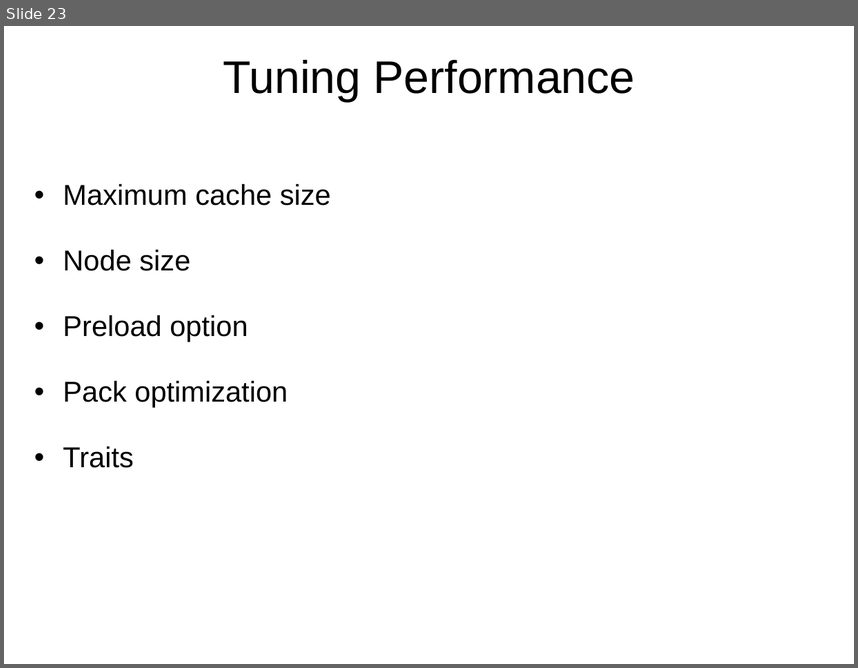
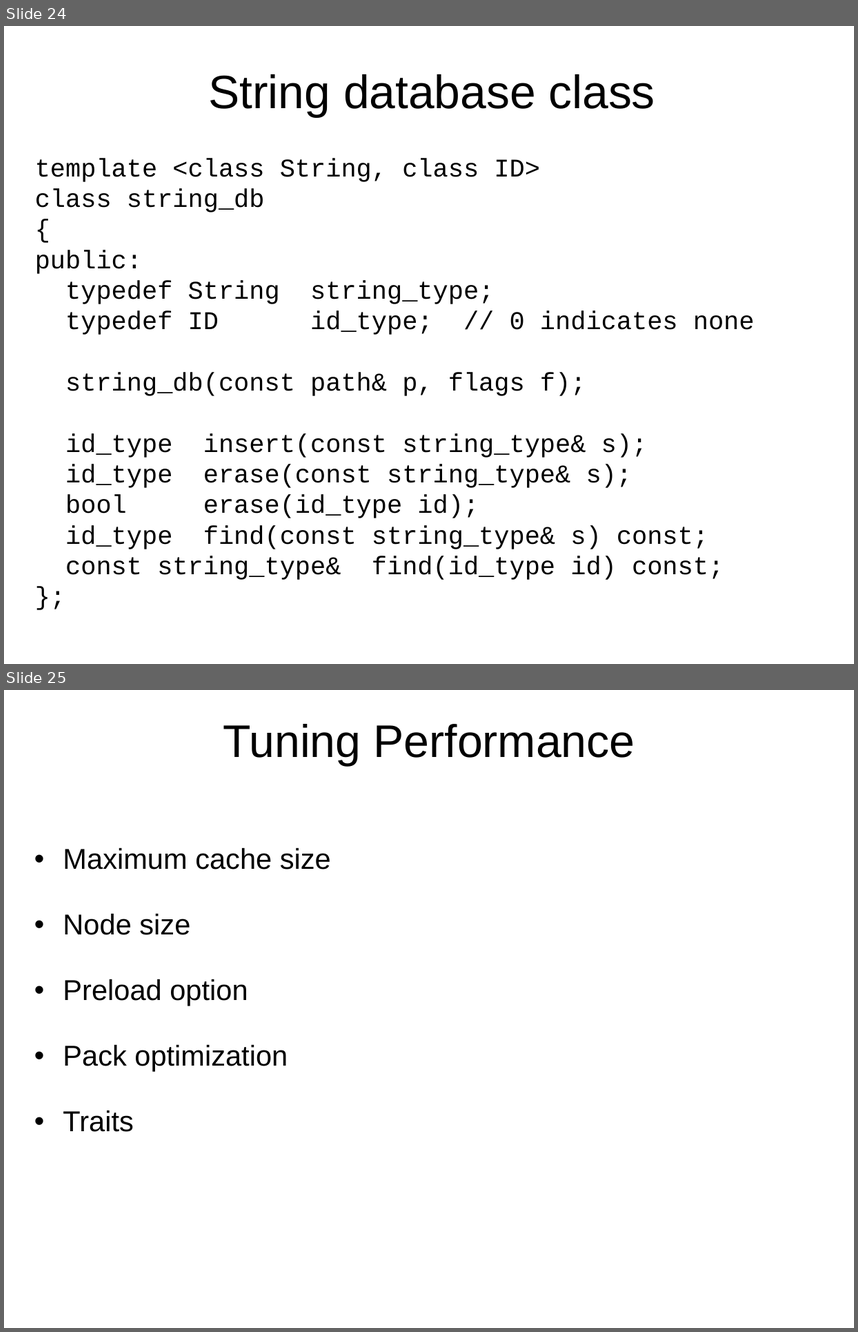
Before and after one commit to Beman/btree, a slide deck: libs/btree/doc/Proposed-B-tree-library.ppt. Shown one above the other, each under a label of ours: slide 23 before the commit, slides 24 and 25 after it. The pictures are 858x668 and 858x1332 pixels, drawn with LibreOffice and Linux fonts; fonts in the diff are those of the drawing; background and template pictures are left out. Boxes give left, top, right and bottom in pixels: in the first picture for what was removed or moved away, otherwise in the second. Text is boxed around its words. In the diff, an @@ line names an element or a change of style, - is before the commit and + after.

```diff
--- a/libs/btree/doc/Proposed-B-tree-library.ppt
+++ b/libs/btree/doc/Proposed-B-tree-library.ppt
@@ slide 24 added at (4, 26, 854, 664), background picture (left out) @@
@@ text added at (208, 74, 655, 117), 44 pt, text #000000 @@
+String database class
@@ text added at (35, 158, 755, 579), 24 pt, text #000000 @@
+template <class String, class ID>
+class string_db
+{
+public:
+typedef String string_type;
+typedef ID id_type; // 0 indicates none
+string_db(const path& p, flags f);
+id_type insert(const string_type& s);
+id_type erase(const string_type& s);
+bool erase(id_type id);
+id_type find(const string_type& s) const;
+const string_type& find(id_type id) const;
+};
@@ what was slide 23 is now slide 25 @@
```
Also in this commit, not shown: 4 slides changed, 1 other slide added.
